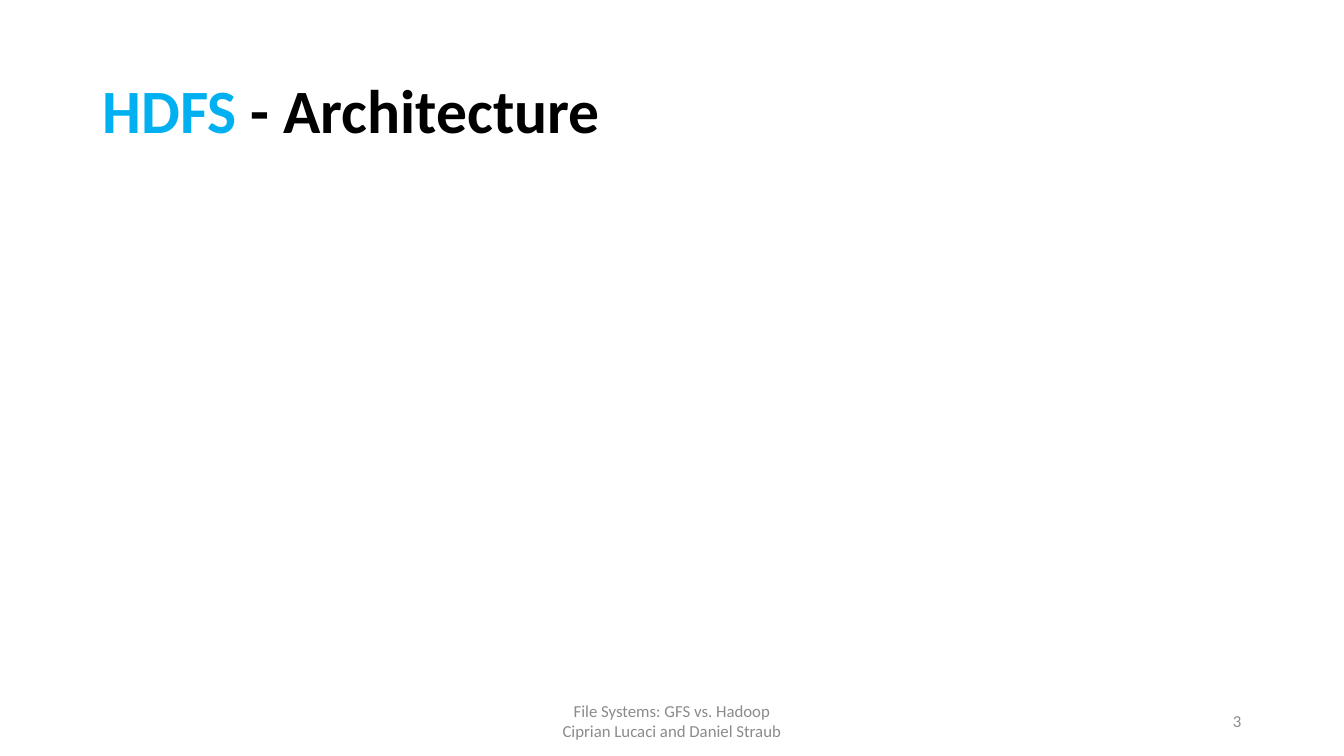
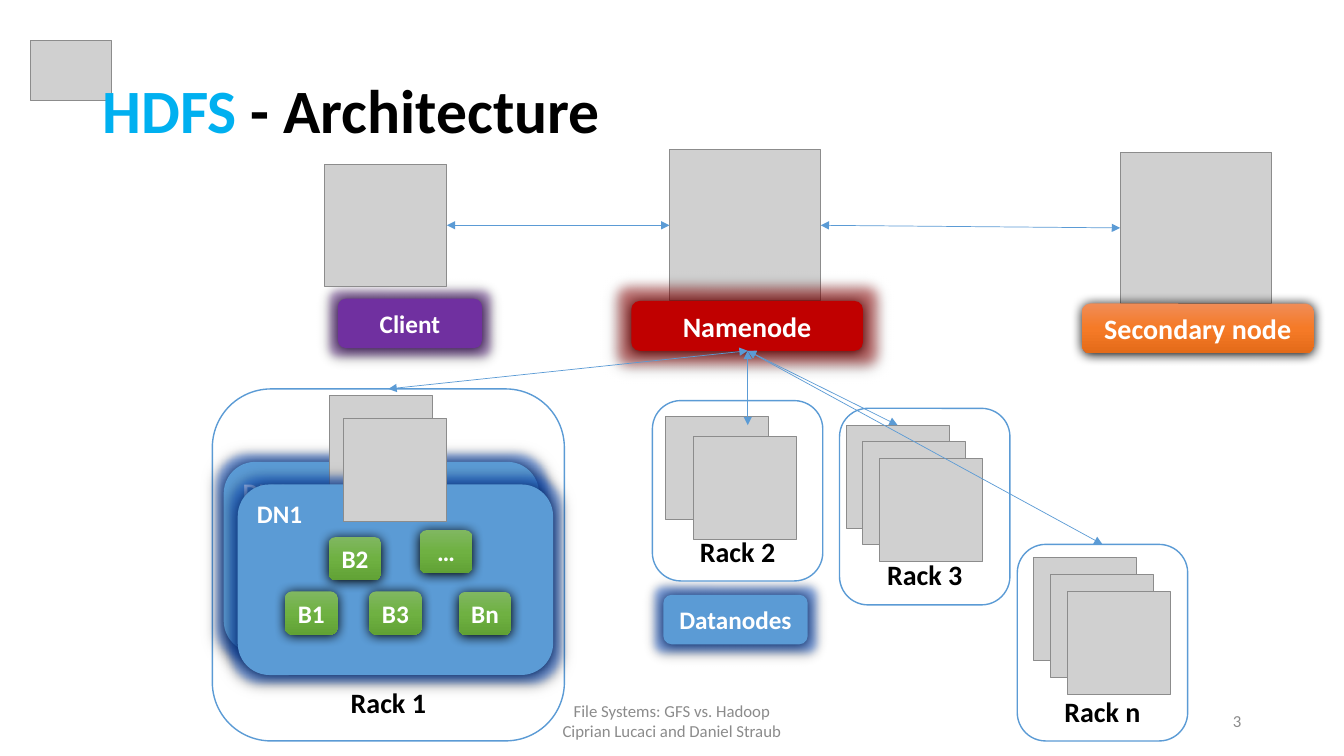
Before and after one commit to cipri7329/ss15-seminar, a slide deck: slide 3 of Presentation/DistributedFileSystems.pptx. Drawn at 1344x756 pixels with LibreOffice and Linux fonts; fonts in the diff are those of the drawing; grey boxes stand for pictures; background and template pictures are left out. Boxes give left, top, right and bottom in pixels: in the first picture for what was removed or moved away, otherwise in the second. Text is boxed around its words. In the diff, an @@ line names an element or a change of style, - is before the commit and + after.

```diff
--- a/Presentation/DistributedFileSystems.pptx
+++ b/Presentation/DistributedFileSystems.pptx
@@ picture added at box(30, 40, 111, 101) @@
@@ group added at box(213, 150, 1314, 741): 11 pictures, 6 rounded rectangles, 6 double arrows @@
+Rack n
+Rack 1
+Rack 3
+Rack 2
+Namenode
+Secondary node
@@ rounded rectangle added at box(338, 298, 482, 348), fill #7030A0, 18 pt, text #FFFFFF, bold @@
+Client
@@ group added at box(224, 395, 554, 676): 12 rounded rectangles, 2 pictures @@
+DN1
+B1
+B2
+B3
+…
+Bn
+DN1
+B1
+B2
+B3
+…
+Bn
@@ rounded rectangle added at box(663, 595, 808, 644), fill #5B9BD5, 18 pt, text #FFFFFF, bold @@
+Datanodes
```
Also in this commit, not shown: 1 other slide changed, 9 other files.
